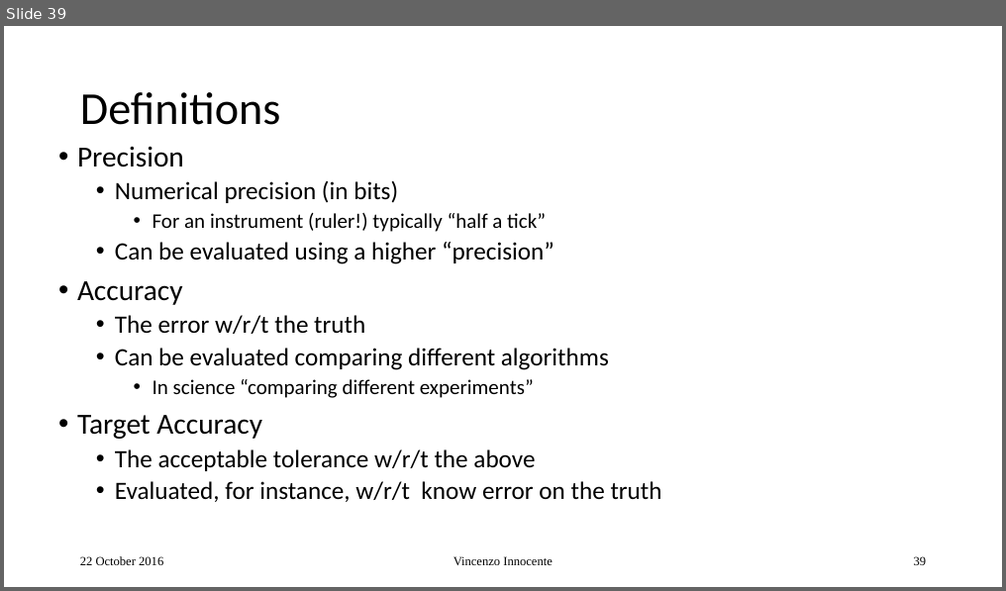
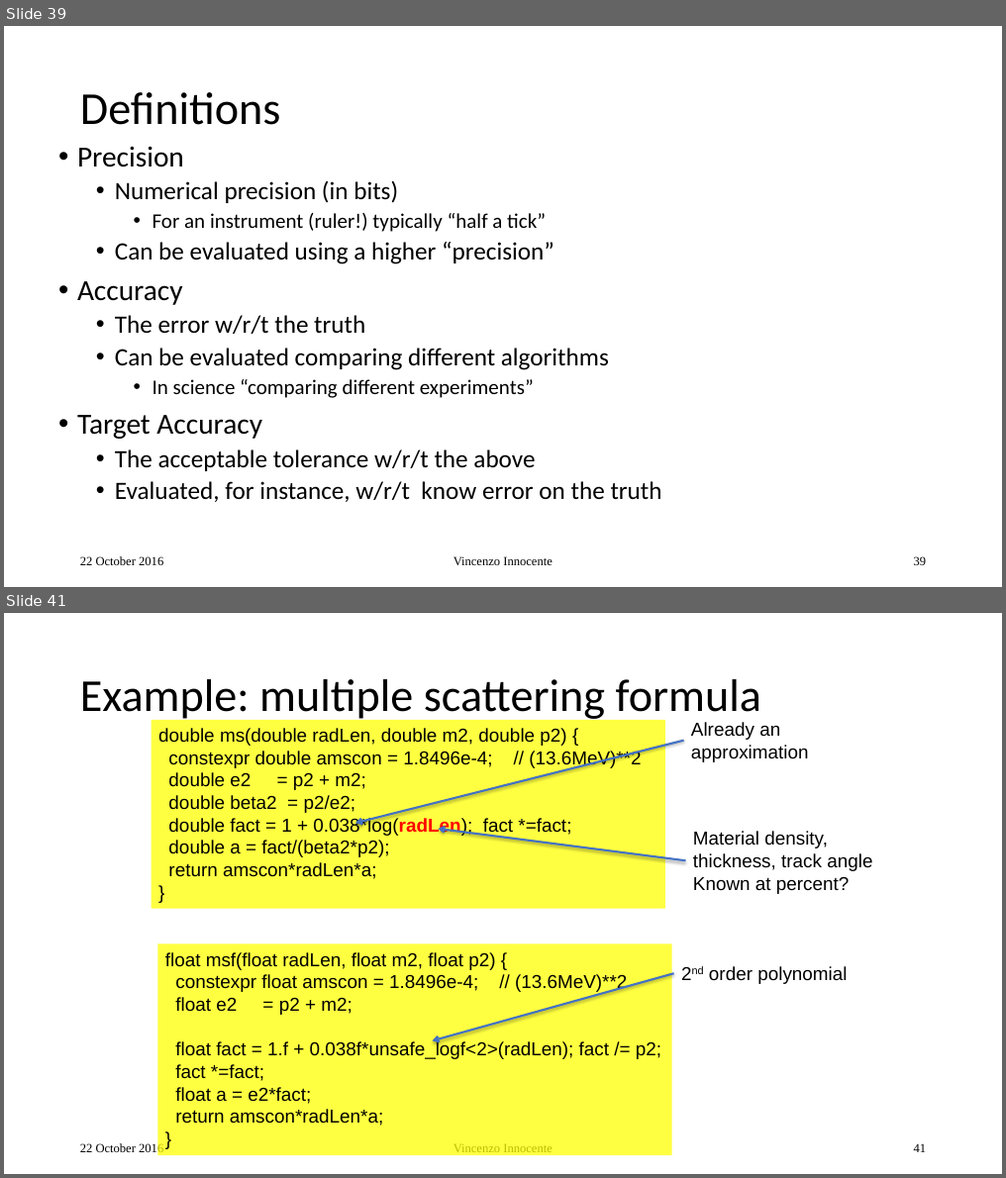
Before and after one commit to VinInn/FPCourse, a slide deck: Slides/FPforScientist.pptx. Shown one above the other, each under a label of ours: slide 39 before the commit, slides 39 and 41 after it; the slides between them are not shown. The pictures are 1006x591 and 1006x1178 pixels, drawn with LibreOffice and Linux fonts; fonts in the diff are those of the drawing. Boxes give left, top, right and bottom in pixels: in the first picture for what was removed or moved away, otherwise in the second. Text is boxed around its words. In the diff, an @@ line names an element or a change of style, - is before the commit and + after.

```diff
--- a/Slides/FPforScientist.pptx
+++ b/Slides/FPforScientist.pptx
@@ slide 41 added at bbox=[4, 613, 1002, 1174], background #FFFFFF @@
@@ title added at bbox=[80, 679, 761, 723], 44 pt, text #000000 @@
+Example: multiple scattering formula
@@ rectangle added at bbox=[152, 720, 665, 909], fill #FFFF00 at 74% opacity, 18 pt, text #000000 @@
+double ms(double radLen, double m2, double p2) {
+constexpr double amscon = 1.8496e-4; // (13.6MeV)**2
+double e2 = p2 + m2;
+double beta2 = p2/e2;
+double fact = 1 + 0.038*log(radLen); fact *=fact;
+double a = fact/(beta2*p2);
+return amscon*radLen*a;
+}
@@ text added at bbox=[691, 722, 809, 762], 18 pt, text #000000 @@
+Already an
+approximation
@@ arrow added from (684, 741) to (355, 823), #4472C4 2 pt @@
@@ arrow added from (686, 861) to (439, 829), #4472C4 2 pt @@
@@ text added at bbox=[693, 831, 872, 894], 18 pt, text #000000 @@
+Material density,
+thickness, track angle
+Known at percent?
@@ rectangle added at bbox=[158, 944, 672, 1156], fill #FFFF00 at 74% opacity, 18 pt, text #000000 @@
+float msf(float radLen, float m2, float p2) {
+constexpr float amscon = 1.8496e-4; // (13.6MeV)**2
+float e2 = p2 + m2;
+float fact = 1.f + 0.038f*unsafe_logf<2>(radLen); fact /= p2;
+fact *=fact;
+float a = e2*fact;
+return amscon*radLen*a;
+}
@@ text added at bbox=[709, 966, 846, 984], 18 pt, text #000000 @@
+2nd order polynomial
@@ arrow added from (674, 973) to (433, 1042), #4472C4 2 pt @@
@@ text added at bbox=[80, 1143, 163, 1156], 12 pt, text #000000 @@
+22 October 2016
@@ text added at bbox=[453, 1145, 552, 1153], 12 pt, text #000000 @@
+Vincenzo Innocente
@@ page number added at bbox=[914, 1144, 927, 1153], 12 pt, text #000000 @@
+41
```
Also in this commit, not shown: 5 other slides added.
